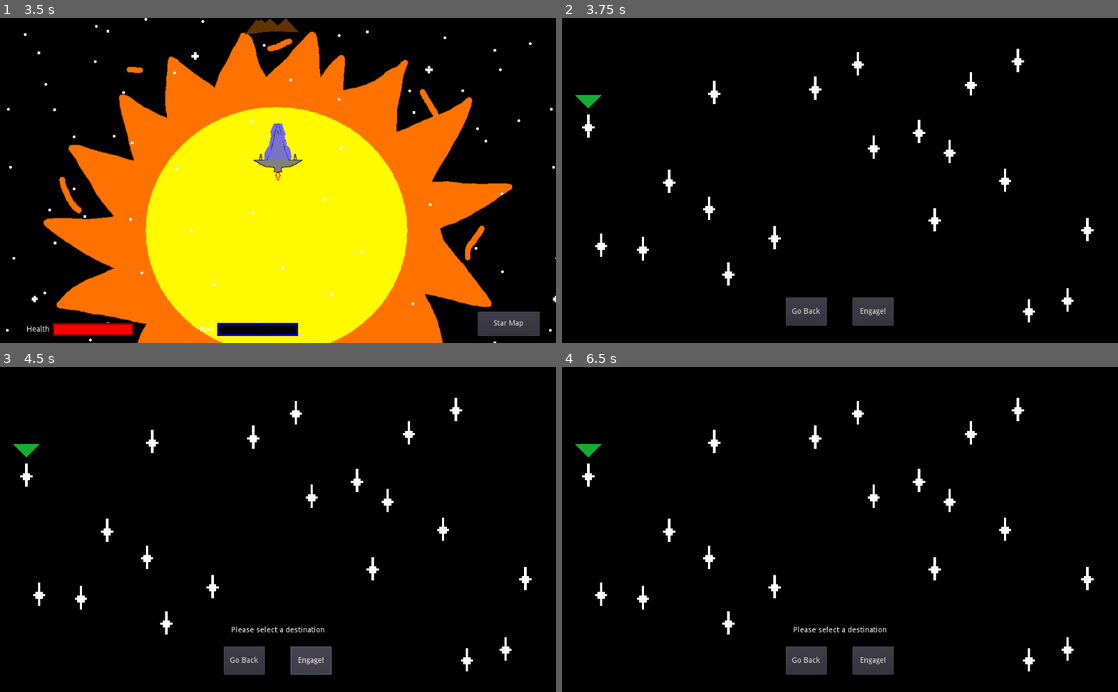
Above: before the commit, frames 1-4 (two rows, left to right).
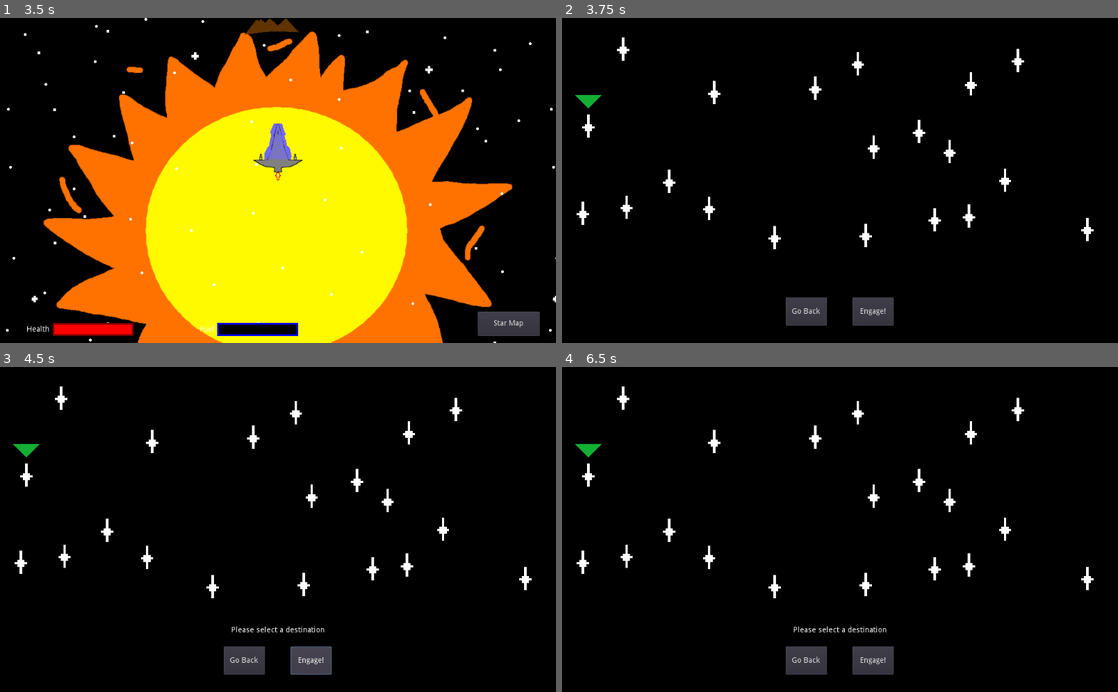
Above: after the commit, the same moments.

Repository: jlpatter/GodotSpaceShooter
Game: Godot game, scene res://src/Misc/GippiesSplash.tscn
The game is run twice, just before and just after one commit, with the same random seed, the same clock (stepped at 60 frames per second) and the same inputs.
Inputs:
- Up to frame 1 (3.5 s): tap Enter at 0.5, 2 s; hold D (move_right) 0.53-1.28 s; tap Space (shoot) at 0.6, 1.25, 1.35, 2.1, 2.75, 2.85 s; hold A (move_left) 1.28-2.03 s; hold D (move_right) 2.03-2.78 s; hold W (move_up) from 2.78 s (still down)
- Up to frame 2 (3.75 s): release W (move_up) at 3.5 s; click "Star Map" at 3.5 s
- Up to frame 3 (4.5 s): click "Engage!" at 4.25 s
- Up to frame 4 (6.5 s): click "Go Back" at 5 s; hold A (move_left) from 5.78 s (still down); tap Space (shoot) at 5.85 s; tap M (map) at 6.4 s

Frame 1 is identical in both runs. In frame 2, 0.6% of the frame differs, in the area x 2-92%, y 5-94%; in frame 3, 0.6%; in frame 4, 0.6%.

Commit message:
Added red gem and setup map to show gems

Diff:
--- a/src/Actors/Player.gd
+++ b/src/Actors/Player.gd
@@ -94,6 +94,9 @@
 	if gem == "Green":
 		PlayerVariables.has_green = true
 		get_parent().get_node("CanvasLayer/UI/GreenGem").show()
+	elif gem == "Red":
+		PlayerVariables.has_red = true
+		get_parent().get_node("CanvasLayer/UI/RedGem").show()
 
 func activate_map():
 	if not map_is_active:
@@ -102,6 +105,7 @@
 			map = map_prefab.instance()
 			get_parent().get_node("CanvasLayer").add_child(map)
 		map.show()
+		map.show_gems()
 	else:
 		map_is_active = false
 		map.hide()
--- /dev/null
+++ b/src/Actors/RedGem.gd
@@ -0,0 +1,8 @@
+extends Node2D
+
+
+
+func _on_Area2D_body_entered(body):
+	if "Player" in body.name:
+		body.add_gem("Red")
+		queue_free()
--- /dev/null
+++ b/src/Actors/RedGem.tscn
@@ -0,0 +1,18 @@
+[gd_scene load_steps=3 format=2]
+
+[ext_resource path="res://Assets/RedGem.png" type="Texture" id=1]
+[ext_resource path="res://src/Actors/RedGem.gd" type="Script" id=2]
+
+[node name="RedGem" type="Node2D"]
+script = ExtResource( 2 )
+
+[node name="RedGem" type="Sprite" parent="."]
+position = Vector2( 2.04021, 3.4258 )
+texture = ExtResource( 1 )
+
+[node name="Area2D" type="Area2D" parent="."]
+
+[node name="CollisionPolygon2D" type="CollisionPolygon2D" parent="Area2D"]
+polygon = PoolVector2Array( -16.8325, -23.9185, 21.2652, -24.117, 39.1234, 3.2657, 22.2573, 33.6248, -17.6262, 33.4263, -35.286, 4.45625 )
+
+[connection signal="body_entered" from="Area2D" to="." method="_on_Area2D_body_entered"]
--- a/src/Levels/Level1.tscn
+++ b/src/Levels/Level1.tscn
@@ -7,6 +7,7 @@
 [ext_resource path="res://src/Misc/UI.tscn" type="PackedScene" id=5]
 [ext_resource path="res://src/Levels/Level1.gd" type="Script" id=6]
 [ext_resource path="res://src/Actors/GreenGem.tscn" type="PackedScene" id=7]
+[ext_resource path="res://src/Actors/RedGem.tscn" type="PackedScene" id=8]
 
 [node name="Level1" type="Node2D"]
 script = ExtResource( 6 )
@@ -44,3 +45,6 @@
 
 [node name="GreenGem" parent="." instance=ExtResource( 7 )]
 position = Vector2( 469.908, 359.027 )
+
+[node name="RedGem" parent="." instance=ExtResource( 8 )]
+position = Vector2( 634.698, 304.295 )
--- a/src/Levels/Map.gd
+++ b/src/Levels/Map.gd
@@ -39,6 +39,13 @@
 			if dest_marker.is_current:
 				$CurrentPointer.position.x = dest_marker.rect_position.x + dest_marker.rect_size.x / 2.0
 				$CurrentPointer.position.y = dest_marker.rect_position.y - 15.0
+	show_gems()
+
+func show_gems():
+	if PlayerVariables.has_green:
+		$GreenGem.show()
+	if PlayerVariables.has_red:
+		$RedGem.show()
 
 func _on_EngageButton_pressed():
 	var pressed_destinations = []
--- a/src/Levels/Map.tscn
+++ b/src/Levels/Map.tscn
@@ -1,6 +1,8 @@
-[gd_scene load_steps=3 format=2]
+[gd_scene load_steps=5 format=2]
 
 [ext_resource path="res://src/Levels/CurrentPointer.tscn" type="PackedScene" id=1]
+[ext_resource path="res://Assets/GreenGem2.png" type="Texture" id=2]
+[ext_resource path="res://Assets/RedGem.png" type="Texture" id=3]
 [ext_resource path="res://src/Levels/Map.gd" type="Script" id=4]
 
 [node name="Map" type="Control"]
@@ -24,10 +26,10 @@
 anchor_top = 1.0
 anchor_right = 0.5
 anchor_bottom = 1.0
-margin_left = -162.238
-margin_top = -144.941
-margin_right = 157.762
-margin_bottom = -11.9406
+margin_left = -502.0
+margin_top = -145.0
+margin_right = 505.0
+margin_bottom = -12.0
 __meta__ = {
 "_edit_use_anchors_": false
 }
@@ -87,5 +89,30 @@
 [node name="CurrentPointer" parent="." instance=ExtResource( 1 )]
 position = Vector2( 341.752, 276.827 )
 
+[node name="GreenGem" type="TextureRect" parent="."]
+visible = false
+anchor_left = 0.5
+anchor_top = 1.0
+anchor_right = 0.5
+anchor_bottom = 1.0
+margin_left = 141.189
+margin_top = -96.6482
+margin_right = 174.189
+margin_bottom = -40.6482
+texture = ExtResource( 2 )
+expand = true
+__meta__ = {
+"_edit_use_anchors_": false
+}
+
+[node name="RedGem" type="TextureRect" parent="."]
+visible = false
+margin_left = 710.446
+margin_top = 508.818
+margin_right = 755.446
+margin_bottom = 551.818
+texture = ExtResource( 3 )
+expand = true
+
 [connection signal="pressed" from="EngageButton" to="." method="_on_EngageButton_pressed"]
 [connection signal="pressed" from="GoBackButton" to="." method="_on_GoBackButton_pressed"]
--- a/src/Misc/UI.gd
+++ b/src/Misc/UI.gd
@@ -5,6 +5,8 @@
 	$FuelBar.value = PlayerVariables.fuel
 	if PlayerVariables.has_green:
 		$GreenGem.show()
+	if PlayerVariables.has_red:
+		$RedGem.show()
 
 func _on_StarMapBtn_pressed():
 	get_parent().get_parent().get_node("Player").activate_map()
--- a/src/Misc/UI.tscn
+++ b/src/Misc/UI.tscn
@@ -1,7 +1,8 @@
-[gd_scene load_steps=7 format=2]
+[gd_scene load_steps=8 format=2]
 
 [ext_resource path="res://src/Misc/UI.gd" type="Script" id=1]
 [ext_resource path="res://Assets/GreenGem2.png" type="Texture" id=2]
+[ext_resource path="res://Assets/RedGem.png" type="Texture" id=3]
 
 [sub_resource type="StyleBoxFlat" id=1]
 bg_color = Color( 1, 0, 0, 1 )
@@ -120,14 +121,27 @@
 anchor_top = 1.0
 anchor_right = 1.0
 anchor_bottom = 1.0
-margin_left = -317.0
-margin_top = -70.0
-margin_right = -288.0
-margin_bottom = -13.0
+margin_left = -355.141
+margin_top = -72.1189
+margin_right = -326.141
+margin_bottom = -15.1189
 texture = ExtResource( 2 )
 expand = true
 __meta__ = {
 "_edit_use_anchors_": false
 }
 
+[node name="RedGem" type="TextureRect" parent="."]
+visible = false
+anchor_left = 1.0
+anchor_top = 1.0
+anchor_right = 1.0
+anchor_bottom = 1.0
+margin_left = -303.565
+margin_top = -63.9117
+margin_right = -263.565
+margin_bottom = -23.9117
+texture = ExtResource( 3 )
+expand = true
+
 [connection signal="pressed" from="StarMapBtn" to="." method="_on_StarMapBtn_pressed"]
--- a/src/PlayerVariables.gd
+++ b/src/PlayerVariables.gd
@@ -3,3 +3,4 @@
 var health = 100
 var fuel = 0
 var has_green = false
+var has_red = false
Binary file added: Assets/RedGem.png
Not shown, added: Assets/RedGem.png.import
Not shown: 1 places in src/Levels/Level1.tscn that only renumber resources
Not shown, added: Assets/RedGem.kra
